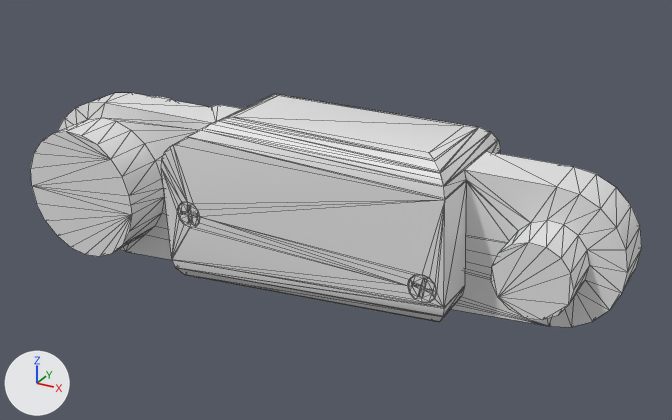
One commit to the COLLADA model meshes/finger2_1.dae: the scene before it, then after it.
The view is the same before and after, from a 50 mm lens placed at (0.0965, -0.1057, 0.0545), pointed at (0.0374, 0.0019, 0.0007). Lighting does not change. The marker at lower left points along +X, +Y and +Z. Mesh edges are drawn as thin lines. Materials are left out; every surface is plain grey.

The older version as bpy lines, for what is in view:
```python
me_shape0 = bpy.data.meshes.new('shape0')
me_shape0.from_pydata(...)  # 449 vertices, 894 faces; spans x -0.0125..0.0794, y -0.0105..0.0105, z -0.0125..0.015
ob_node = bpy.data.objects.new('node', me_shape0)
ob_node.location = (0.0, 0.0, 0.0)
```
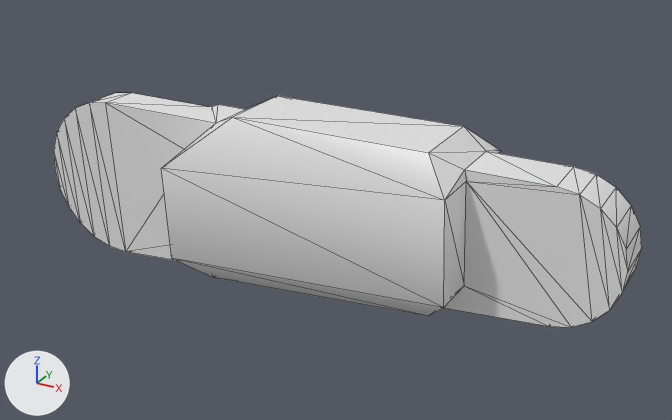
Commit message: Switched all fingers to DAE models.

Scene script edits in JSON lines:
```json
{"block": "me_shape0", "where": "# used by ob_node; location = (0.0, 0.0, 0.0)"}
{"op": "remove", "block": "me_shape0", "code": "me_shape0.from_pydata(...)  # 449 vertices, 894 faces; spans x -0.0125..0.0794, y -0.0105..0.0105, z -0.0125..0.015"}
{"op": "add", "block": "me_shape0", "code": "me_shape0.from_pydata(...)  # 84 vertices, 164 faces; spans x -0.0125..0.0794, y -0.0099..0.0097, z -0.0125..0.015"}
{"block": "me_shape0", "change": "me_shape0 part 1: 365 vertices removed from x -0.01..0.0749, y -0.0105..0.0105, z -0.0108..0.0149"}
```

Pixel boxes (x1, y1, x2, y2) of what changed, in the pictures (672 x 420 px):
```json
{"object": "node", "change": "reshaped", "before": [31, 93, 642, 327], "after": [54, 93, 642, 327]}
{"part": 1, "of": "me_shape0", "change": "deleted", "before": [31, 94, 628, 327]}
```
